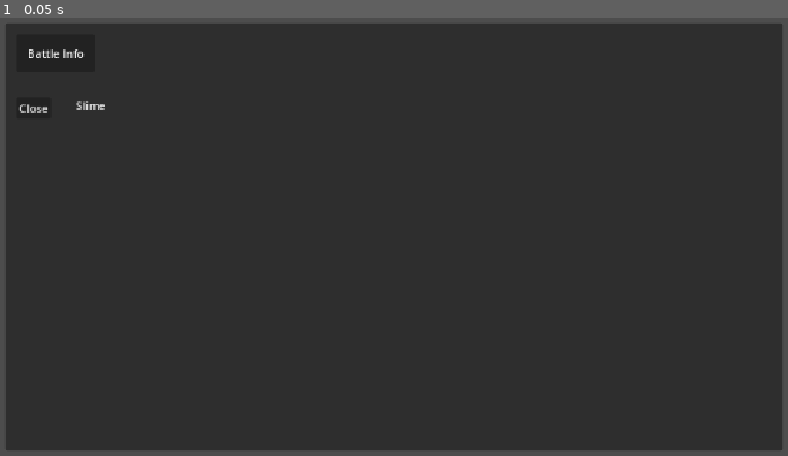
Above: before the commit, frame 1.
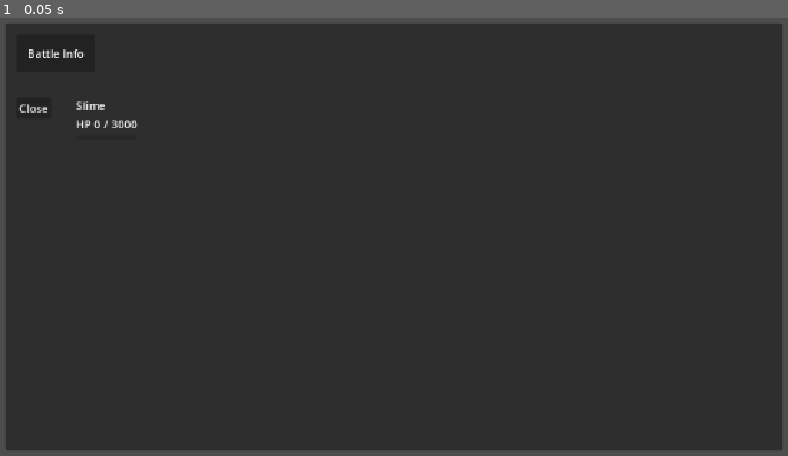
Above: after the commit, the same moment.

Repository: Adnyropast/pwkz-godot-4.7
Game: Godot game, scene res://scenes/battle_info_screen.tscn
Two runs of this game, one before a commit and one after it. Both use one fixed random seed, a clock stepped at 60 frames per second and the inputs below. This scene is started directly instead of the project's main scene.
Inputs:
- Up to frame 1 (0.05 s): no input

The runs differ from the first frame. In frame 1, less than 0.1% of the frame differs, in the area x 9-18%, y 23-26%.

Commit message:
feat: add battle info enemy hp

Diff:
--- a/globals/Enemy.gd
+++ b/globals/Enemy.gd
@@ -3,8 +3,11 @@
 signal enemy_defeated
 var hp: int
 
+func get_max_hp() -> int:
+	return 3000
+
 func reset_hp() -> void:
-	hp = 3000
+	hp = get_max_hp()
 
 func subtract_hp(value_hp: int) -> void:
 	hp -= value_hp
--- a/scenes/battle_info_screen.gd
+++ b/scenes/battle_info_screen.gd
@@ -2,9 +2,16 @@
 
 signal close_button_pressed
 @onready var name_label: Label = $MarginContainer/PanelContainer/VBoxContainer/HBoxContainer2/MarginContainer2/VBoxContainer/NameLabel
+@onready var hp_label: Label = $MarginContainer/PanelContainer/VBoxContainer/HBoxContainer2/MarginContainer2/VBoxContainer/VBoxContainer/HBoxContainer/HBoxContainer/HPLabel
+@onready var max_hp_label: Label = $MarginContainer/PanelContainer/VBoxContainer/HBoxContainer2/MarginContainer2/VBoxContainer/VBoxContainer/HBoxContainer/HBoxContainer/MaxHPLabel
+@onready var hp_bar: ProgressBar = $MarginContainer/PanelContainer/VBoxContainer/HBoxContainer2/MarginContainer2/VBoxContainer/VBoxContainer/HPBar
 
 func _ready() -> void:
 	name_label.text = Enemy.get_enemy_name()
+	max_hp_label.text = str(Enemy.get_max_hp())
+	hp_label.text = str(Enemy.hp)
+	hp_bar.max_value = Enemy.get_max_hp()
+	hp_bar.value = Enemy.hp
 
 func _on_button_close_pressed() -> void:
 	close_button_pressed.emit()
--- a/scenes/battle_info_screen.tscn
+++ b/scenes/battle_info_screen.tscn
@@ -1,6 +1,18 @@
 [gd_scene format=3 uid="uid://dplklkp8tc7uj"]
 
 [ext_resource type="Script" uid="uid://c1jesb7rsuyhm" path="res://scenes/battle_info_screen.gd" id="1_kywye"]
+
+[sub_resource type="StyleBoxFlat" id="StyleBoxFlat_wl4qe"]
+bg_color = Color(0.003921569, 1, 0.023529412, 1)
+border_width_left = 2
+border_width_top = 2
+border_width_right = 2
+border_width_bottom = 2
+border_color = Color(0.003921569, 0.4745098, 0.4, 1)
+corner_radius_top_left = 2
+corner_radius_top_right = 2
+corner_radius_bottom_right = 2
+corner_radius_bottom_left = 2
 
 [node name="BattleInfoScreen" type="Control" unique_id=511141951]
 layout_mode = 3
@@ -84,4 +96,36 @@
 layout_mode = 2
 text = "Name"
 
+[node name="VBoxContainer" type="VBoxContainer" parent="MarginContainer/PanelContainer/VBoxContainer/HBoxContainer2/MarginContainer2/VBoxContainer" unique_id=1732483733]
+layout_mode = 2
+
+[node name="HBoxContainer" type="HBoxContainer" parent="MarginContainer/PanelContainer/VBoxContainer/HBoxContainer2/MarginContainer2/VBoxContainer/VBoxContainer" unique_id=232118841]
+layout_mode = 2
+
+[node name="Label" type="Label" parent="MarginContainer/PanelContainer/VBoxContainer/HBoxContainer2/MarginContainer2/VBoxContainer/VBoxContainer/HBoxContainer" unique_id=2036332033]
+layout_mode = 2
+text = "HP"
+
+[node name="HBoxContainer" type="HBoxContainer" parent="MarginContainer/PanelContainer/VBoxContainer/HBoxContainer2/MarginContainer2/VBoxContainer/VBoxContainer/HBoxContainer" unique_id=1877249417]
+layout_mode = 2
+
+[node name="HPLabel" type="Label" parent="MarginContainer/PanelContainer/VBoxContainer/HBoxContainer2/MarginContainer2/VBoxContainer/VBoxContainer/HBoxContainer/HBoxContainer" unique_id=451307322]
+layout_mode = 2
+text = "9999"
+
+[node name="Label" type="Label" parent="MarginContainer/PanelContainer/VBoxContainer/HBoxContainer2/MarginContainer2/VBoxContainer/VBoxContainer/HBoxContainer/HBoxContainer" unique_id=71531670]
+layout_mode = 2
+text = "/"
+
+[node name="MaxHPLabel" type="Label" parent="MarginContainer/PanelContainer/VBoxContainer/HBoxContainer2/MarginContainer2/VBoxContainer/VBoxContainer/HBoxContainer/HBoxContainer" unique_id=1677647109]
+layout_mode = 2
+text = "9999"
+
+[node name="HPBar" type="ProgressBar" parent="MarginContainer/PanelContainer/VBoxContainer/HBoxContainer2/MarginContainer2/VBoxContainer/VBoxContainer" unique_id=1515244493]
+custom_minimum_size = Vector2(0, 8)
+layout_mode = 2
+theme_override_styles/fill = SubResource("StyleBoxFlat_wl4qe")
+value = 100.0
+show_percentage = false
+
 [connection signal="pressed" from="MarginContainer/PanelContainer/VBoxContainer/HBoxContainer2/MarginContainer/VBoxContainer/ButtonClose" to="." method="_on_button_close_pressed"]
